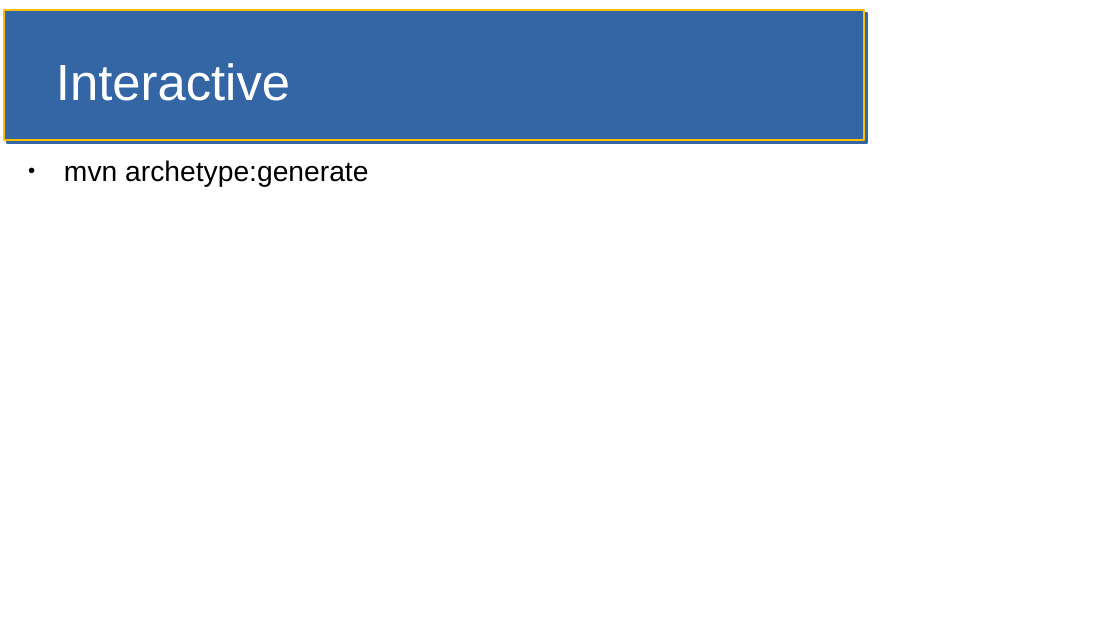
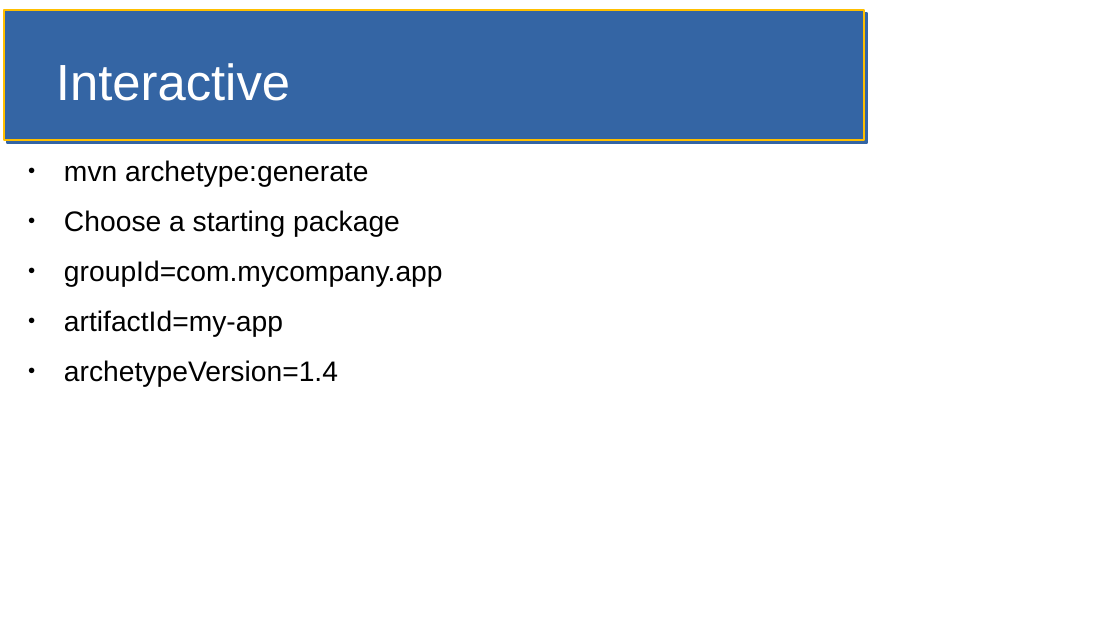
Before and after one commit to jfdoyle3/maven_class, a slide deck: slide 9 of slides/maven.odp. Drawn at 1120x630 pixels with LibreOffice and Linux fonts; fonts in the diff are those of the drawing. Boxes give left, top, right and bottom in pixels: in the first picture for what was removed or moved away, otherwise in the second. Text is boxed around its words. In the diff, an @@ line names an element or a change of style, - is before the commit and + after.

Commit message:
added slide on non interactive

```diff
--- a/slides/maven.odp
+++ b/slides/maven.odp
@@ text at (x1=64, y1=210, x2=443, y2=387): paragraphs added @@
+● Choose a starting package
+● groupId=com.mycompany.app
+● artifactId=my-app
+● archetypeVersion=1.4
```
Also in this commit, not shown: 1 other slide changed.
